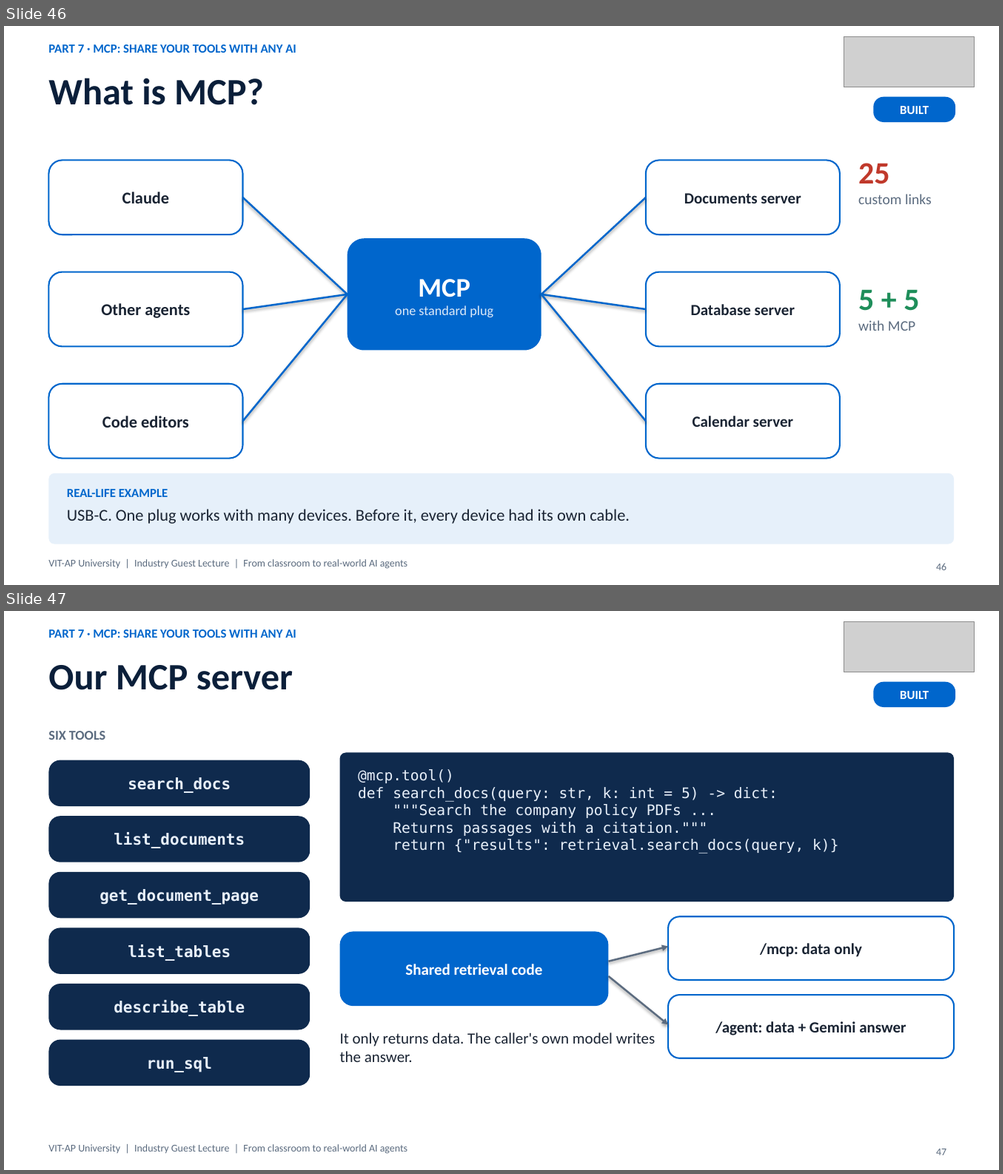
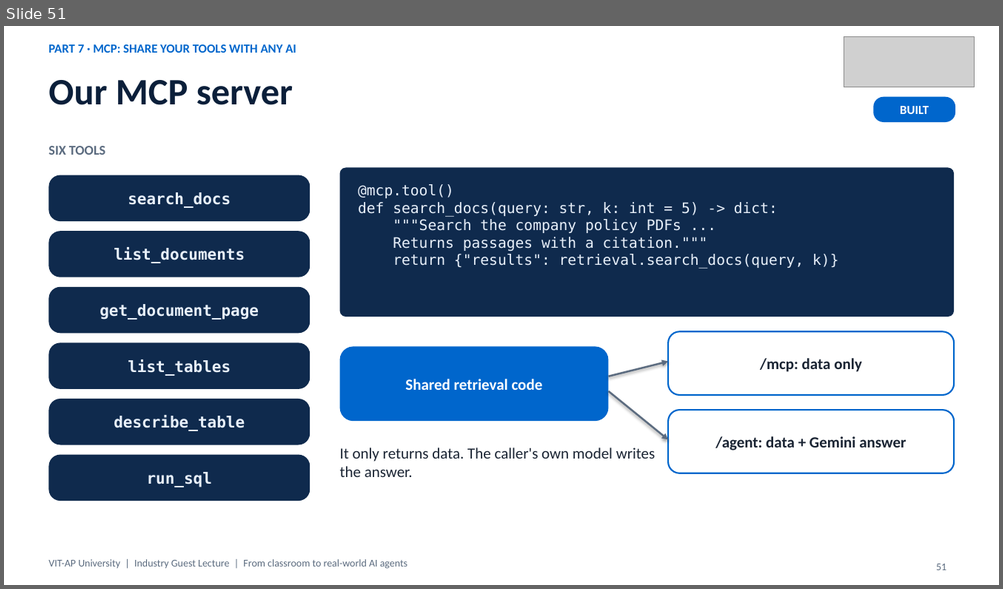
Before and after one commit to nareshroyalc/Demo, a slide deck: deck/VIT-AP_AI_Webinar.pptx. Shown one above the other, each under a label of ours: slides 46 and 47 before the commit, slide 51 after it. The pictures are 1003x1174 and 1003x589 pixels, drawn with LibreOffice and Linux fonts; fonts in the diff are those of the drawing; grey boxes stand for pictures. Boxes give left, top, right and bottom in pixels: in the first picture for what was removed or moved away, otherwise in the second. Text is boxed around its words. In the diff, an @@ line names an element or a change of style, - is before the commit and + after.

Commit message:
Deck: Part 7 explains protocol, why, MCP, client and server, then our server (70 slides)

```diff
--- a/deck/VIT-AP_AI_Webinar.pptx
+++ b/deck/VIT-AP_AI_Webinar.pptx
@@ slide 46 removed at box(4, 26, 999, 585), background #FFFFFF @@
@@ text removed at box(48, 44, 296, 53) @@
-PART 7 · MCP: SHARE YOUR TOOLS WITH ANY AI
@@ picture removed at box(843, 36, 974, 87) @@
@@ title removed at box(48, 78, 264, 105) @@
-What is MCP?
@@ rounded rectangle removed at box(874, 97, 956, 122) @@
-BUILT
@@ rounded rectangle removed at box(48, 160, 243, 235) @@
-Claude
@@ rounded rectangle removed at box(646, 160, 839, 235) @@
-Documents server
@@ text removed at box(858, 163, 931, 204) @@
-25
-custom links
@@ line removed from (243, 198) to (347, 295) @@
@@ line removed from (541, 295) to (646, 198) @@
@@ rounded rectangle removed at box(347, 238, 541, 351) @@
-MCP
-one standard plug
@@ rounded rectangle removed at box(48, 272, 243, 347) @@
-Other agents
@@ rounded rectangle removed at box(646, 272, 839, 347) @@
-Database server
@@ text removed at box(858, 289, 919, 331) @@
-5 + 5
-with MCP
@@ line removed from (243, 309) to (347, 295) @@
@@ line removed from (243, 421) to (347, 295) @@
@@ line removed from (541, 295) to (646, 309) @@
@@ line removed from (541, 295) to (646, 421) @@
@@ rounded rectangle removed at box(48, 384, 243, 459) @@
-Code editors
@@ rounded rectangle removed at box(646, 384, 839, 459) @@
-Calendar server
@@ rounded rectangle removed at box(48, 474, 954, 545) @@
-REAL-LIFE EXAMPLE
-USB-C. One plug works with many devices. Before it, every device had its own cable.
@@ text removed at box(48, 560, 407, 569) @@
-VIT-AP University | Industry Guest Lecture | From classroom to real-world AI agents
@@ page number removed at box(936, 563, 946, 571) @@
-46
@@ what was slide 47 is now slide 51 @@
@@ page number at box(936, 564, 946, 571): text changed @@
-47
+51
```
Also in this commit, not shown: 1 slide changed, 5 slides added, 3 other files.
